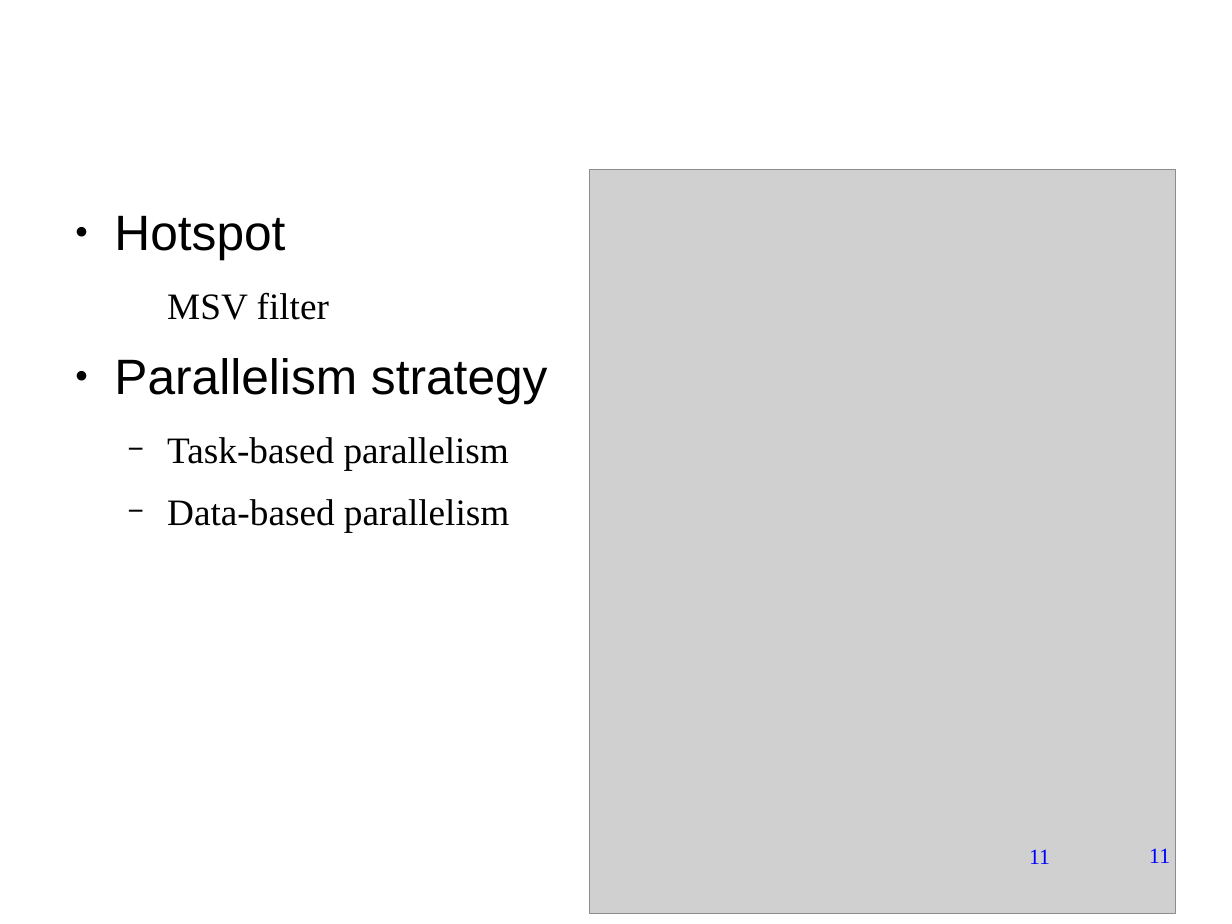
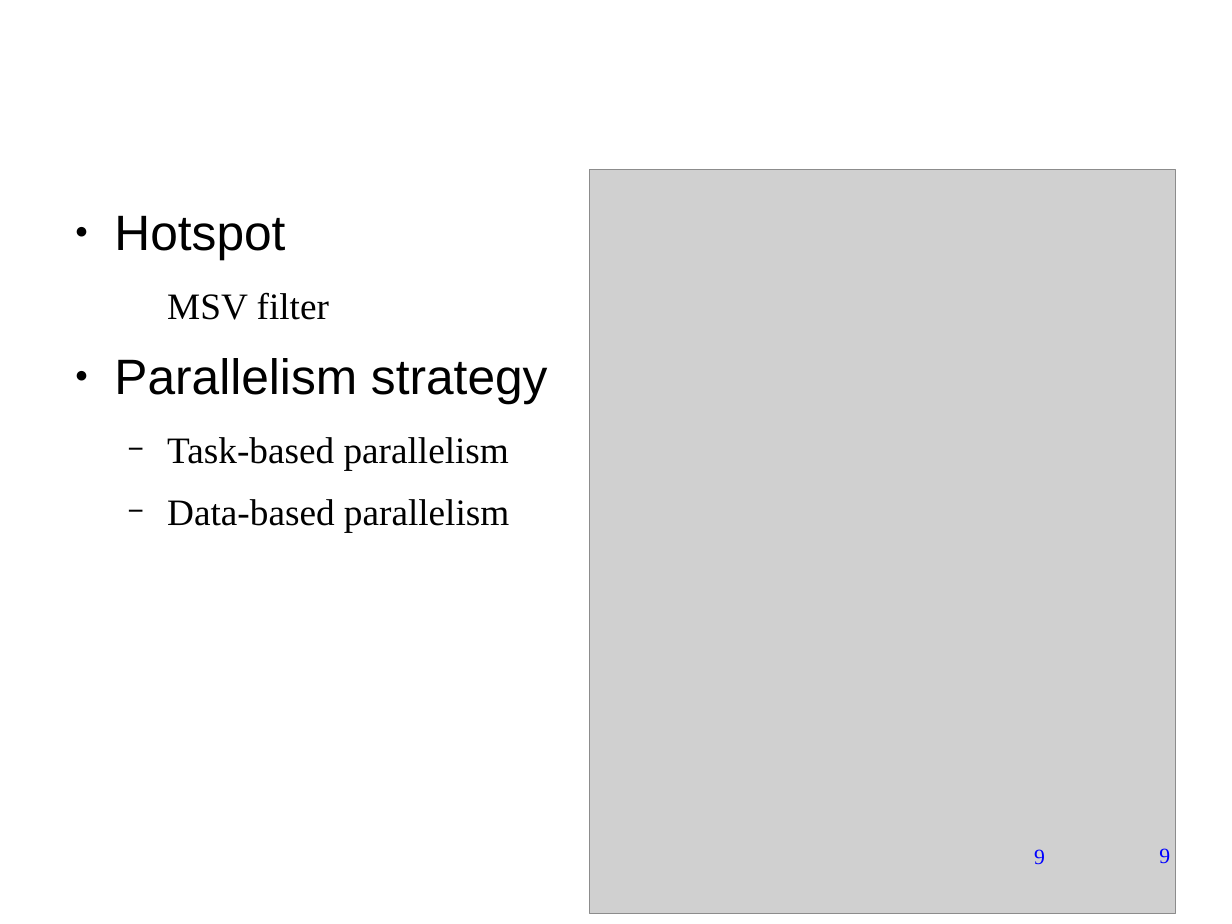
Before and after one commit to forestcheng/cudahmmsearch, a slide deck: slide 9 of thesis/thesisDefense.odp (slide 11 before the commit). Drawn at 1232x924 pixels with LibreOffice and Linux fonts; fonts in the diff are those of the drawing; grey boxes stand for pictures; background and template pictures are left out. Boxes give left, top, right and bottom in pixels: in the first picture for what was removed or moved away, otherwise in the second. Text is boxed around its words. In the diff, an @@ line names an element or a change of style, - is before the commit and + after.

```diff
--- a/thesis/thesisDefense.odp
+++ b/thesis/thesisDefense.odp
@@ text at box(1034, 849, 1045, 865): text changed @@
-11
+9
@@ page number at box(1159, 848, 1170, 864): text changed @@
-11
+9
```
Also in this commit, not shown: 6 other slides changed.
